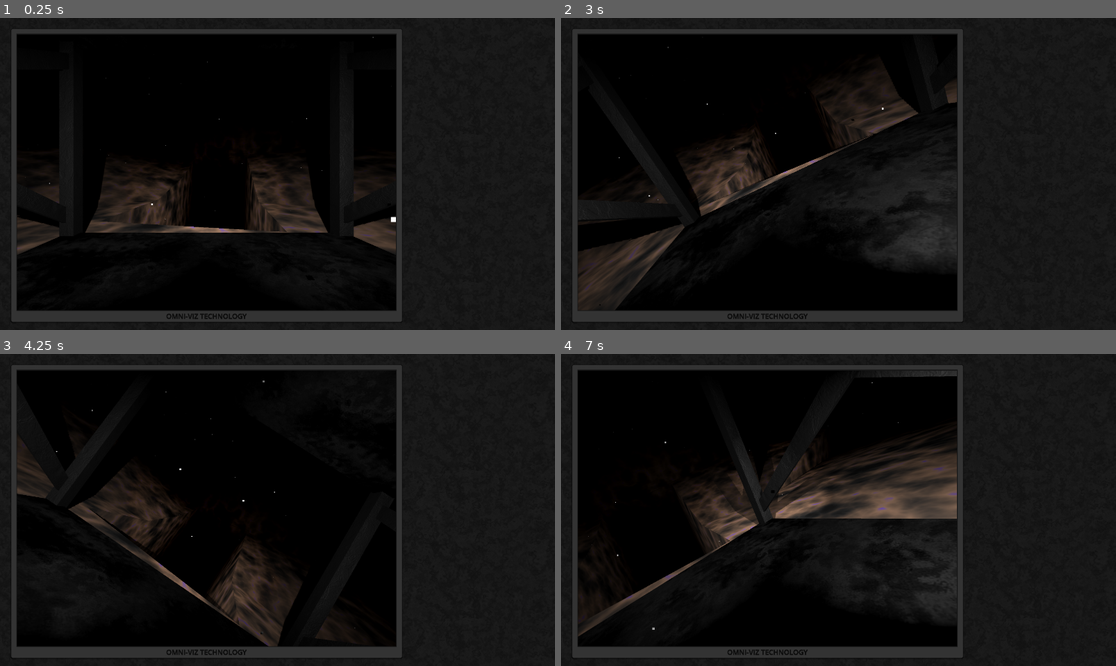
Above: before the commit, frames 1-4 (two rows, left to right).
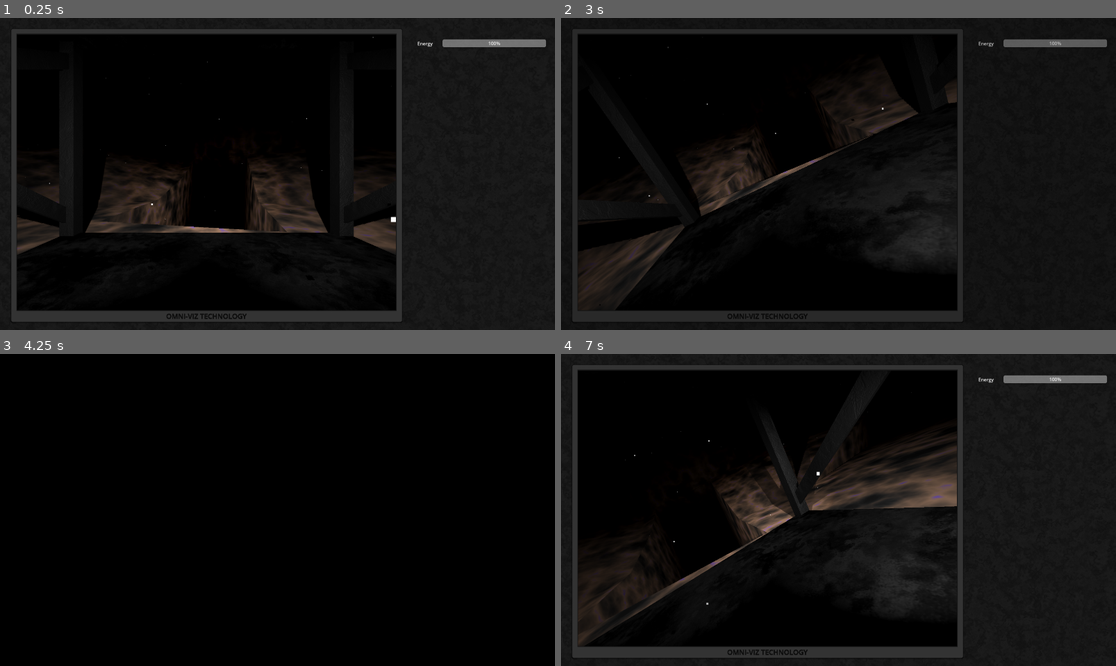
Above: after the commit, the same moments.

Repository: AlnisS/mines-of-enceladus
Game: Godot game, scene res://main.tscn
The game is run twice, just before and just after one commit, with the same random seed, the same clock (stepped at 60 frames per second) and the same inputs.
Inputs:
- Up to frame 1 (0.25 s): no input
- Up to frame 2 (3 s): tap Enter at 0.5 s; hold E (rov_roll_right) 0.53-1.28 s; hold Shift (rov_translate_sprint) 0.53-1.28 s; hold W (rov_pitch_down) 1.28-2.03 s; tap Shift (rov_translate_sprint) at 1.35, 2.85 s; hold E (rov_roll_right) 2.03-2.78 s; hold Shift (rov_translate_sprint) 2.03-2.78 s; hold Up (ui_up) from 2.78 s (still down)
- Up to frame 3 (4.25 s): release Up (ui_up) at 3.53 s; hold Q (rov_roll_left) from 3.53 s (still down); hold Shift (rov_translate_sprint) from 3.53 s (still down)
- Up to frame 4 (7 s): release Shift (rov_translate_sprint) at 4.28 s; tap Shift (rov_translate_sprint) at 4.35, 5.85 s; release Q (rov_roll_left) at 5.03 s; hold W (rov_pitch_down) 5.03-5.78 s; hold Shift (rov_translate_sprint) 5.03-5.78 s; hold E (rov_roll_right) 5.78-6.53 s; hold Up (ui_up) from 6.53 s (still down); hold Shift (rov_translate_sprint) from 6.53 s (still down)

The runs differ from the first frame. In frame 1, 0.5% of the frame differs, in the area x 75-99%, y 6-10%; in frame 2, 0.6%; in frame 3, 21%, in the area x 0-100%, y 0-100%; in frame 4, 8.4%.

Commit message:
Energy consumption and recharge

Diff:
--- a/main.gd
+++ b/main.gd
@@ -1,6 +1,10 @@
 extends Node3D
 
 @onready var rov: RigidBody3D = %ROV
+@onready var rov_reset_transform: Transform3D = %ROV.global_transform
+
+var rov_energy = 100.0
+var rov_in_dock = false
 
 func _physics_process(delta: float) -> void:
 	var pilot_force_input := Vector3(
@@ -18,8 +22,54 @@
 	if Input.is_action_pressed("rov_translate_sprint"):
 		pilot_force *= 2.0
 	var rov_basis := rov.global_basis
-	var pilot_force_global = rov_basis * pilot_force
-	var pilot_torque_global = rov_basis * pilot_torque
+	var pilot_force_global = rov_basis * pilot_force if rov_energy > 0 else Vector3.ZERO
+	var pilot_torque_global = rov_basis * pilot_torque if rov_energy > 0 else Vector3.ZERO
+
 	var righting_torque = rov_basis.y.cross(Vector3.UP) * 0.3
 	rov.apply_central_force(pilot_force_global)
 	rov.apply_torque(pilot_torque_global + righting_torque)
+
+	var energy_consumption = 0.0
+	energy_consumption += pilot_force.length()
+	energy_consumption += pilot_torque.length() * 0.2
+	energy_consumption += 0.4
+	energy_consumption *= 0.4 * 1.0
+	rov_energy -= delta * energy_consumption
+	rov_energy = max(rov_energy, 0.0)
+	if rov_in_dock:
+		rov_energy += delta * 10.0
+		rov_energy = min(rov_energy, 100.0)
+	if rov_energy == 0.0 or Input.is_action_just_pressed("ui_up"):
+		rov_reset()
+	%EnergyBar.value = rov_energy
+
+func rov_reset():
+	var tween = get_tree().create_tween()
+	%LossScreen.show()
+	tween.tween_property(%LossScreen, "modulate", Color.BLACK, 1.0)
+	tween.tween_property(%Ambiance, "volume_db", -25.0, 1.0)
+	await tween.finished
+
+	rov_energy = 100.0
+	rov.global_transform = rov_reset_transform
+	%Ambiance.play(0)
+
+	tween = get_tree().create_tween()
+	%LossScreen.show()
+	tween.tween_property(%LossScreen, "modulate", Color.TRANSPARENT, 1.0)
+	tween.tween_property(%Ambiance, "volume_db", -5.0, 1.0)
+	await tween.finished
+	%LossScreen.hide()
+	#await
+
+
+func _on_station_dock_entered(body: Node3D) -> void:
+	if body == rov:
+		print("rov entered dock")
+		rov_in_dock = true
+
+
+func _on_station_dock_exited(body: Node3D) -> void:
+	if body == rov:
+		print("rov exited dock")
+		rov_in_dock = false
--- a/main.tscn
+++ b/main.tscn
@@ -93,6 +93,9 @@
 fog_light_color = Color(0.10766358, 0.16795126, 0.18567947, 1)
 fog_density = 0.2351
 fog_sky_affect = 0.8
+
+[sub_resource type="StyleBoxFlat" id="StyleBoxFlat_h2yge"]
+bg_color = Color(0, 0, 0, 1)
 
 [node name="Main" type="Node3D"]
 script = ExtResource("1_ig7tw")
@@ -231,14 +234,14 @@
 size = Vector3(5, 5.123535, 10)
 
 [node name="VerticalTunnel1" type="CSGBox3D" parent="CSGCombiner3D"]
-transform = Transform3D(-0.117995046, -0.9901989, 0.074720606, -0.7672291, 0.0431367, -0.6399209, 0.6304258, -0.13283539, -0.76479954, 0.2238995, -0.966414, -4.6434736)
-operation = 2
-size = Vector3(3.6622314, 1.8026123, 11.497559)
+transform = Transform3D(-0.117995046, -0.9901989, 0.074720606, -0.7672291, 0.0431367, -0.6399209, 0.6304258, -0.13283539, -0.76479954, 0.29033694, -1.5353963, -5.323491)
+operation = 2
+size = Vector3(3.6622314, 1.8026123, 13.275848)
 
 [node name="Tunnel1" type="CSGBox3D" parent="CSGCombiner3D"]
-transform = Transform3D(1, 0, 0, 0, 1, 0, 0, 0, 1, 0, -5.942859, 0)
-operation = 2
-size = Vector3(3, 3, 19)
+transform = Transform3D(0.99877095, 0, -0.049564485, 0, 1, 0, 0.049564485, 0, 0.99877095, 0, -5.942859, -1.3952637)
+operation = 2
+size = Vector3(3, 3, 21.790527)
 
 [node name="Tunnel2" type="CSGBox3D" parent="CSGCombiner3D"]
 transform = Transform3D(1, 0, 0, 0, 1, 0, 0, 0, 1, 6, -5.942859, 0)
@@ -264,9 +267,53 @@
 environment = SubResource("Environment_7dm0k")
 
 [node name="Ambiance" type="AudioStreamPlayer" parent="."]
+unique_name_in_owner = true
 stream = ExtResource("2_0xm2m")
 volume_db = -5.0
 autoplay = true
 
 [node name="Station" parent="." instance=ExtResource("3_h2yge")]
 transform = Transform3D(1, 0, 0, 0, 1, 0, 0, 0, 1, 0, -0.50487494, 0.08992851)
+
+[node name="EnergyBar" type="ProgressBar" parent="."]
+unique_name_in_owner = true
+anchors_preset = 6
+anchor_left = 1.0
+anchor_top = 0.5
+anchor_right = 1.0
+anchor_bottom = 0.5
+offset_left = -389.0
+offset_top = -466.0
+offset_right = -31.0
+offset_bottom = -439.0
+grow_horizontal = 0
+grow_vertical = 2
+value = 100.0
+
+[node name="EnergyLabel" type="Label" parent="."]
+anchors_preset = 6
+anchor_left = 1.0
+anchor_top = 0.5
+anchor_right = 1.0
+anchor_bottom = 0.5
+offset_left = -476.0
+offset_top = -463.0
+offset_right = -423.0
+offset_bottom = -440.0
+grow_horizontal = 0
+grow_vertical = 2
+text = "Energy"
+
+[node name="LossScreen" type="Panel" parent="."]
+unique_name_in_owner = true
+visible = false
+modulate = Color(0, 0, 0, 0)
+anchors_preset = 15
+anchor_right = 1.0
+anchor_bottom = 1.0
+grow_horizontal = 2
+grow_vertical = 2
+theme_override_styles/panel = SubResource("StyleBoxFlat_h2yge")
+
+[connection signal="dock_entered" from="Station" to="." method="_on_station_dock_entered"]
+[connection signal="dock_exited" from="Station" to="." method="_on_station_dock_exited"]
--- /dev/null
+++ b/things/station/station.gd
@@ -0,0 +1,13 @@
+extends Node3D
+
+signal dock_entered(body: Node3D)
+signal dock_exited(body: Node3D)
+
+func _on_dock_area_body_entered(body: Node3D) -> void:
+	print("enter dock: ", body)
+	dock_entered.emit(body)
+
+
+func _on_dock_area_body_exited(body: Node3D) -> void:
+	print("exit dock: ", body)
+	dock_exited.emit(body)
--- a/things/station/station.tscn
+++ b/things/station/station.tscn
@@ -1,4 +1,6 @@
-[gd_scene load_steps=8 format=3 uid="uid://d3w68fj6vmwv7"]
+[gd_scene load_steps=10 format=3 uid="uid://d3w68fj6vmwv7"]
+
+[ext_resource type="Script" uid="uid://d30lrw7c42gw" path="res://things/station/station.gd" id="1_swswj"]
 
 [sub_resource type="StandardMaterial3D" id="StandardMaterial3D_opqxm"]
 albedo_color = Color(0.12591085, 0.12591085, 0.12591082, 1)
@@ -45,7 +47,11 @@
 metallic = 1.0
 roughness = 0.61
 
+[sub_resource type="BoxShape3D" id="BoxShape3D_opqxm"]
+size = Vector3(1.71, 1.06, 1.307)
+
 [node name="Station" type="Node3D"]
+script = ExtResource("1_swswj")
 
 [node name="Ropes" type="CSGCombiner3D" parent="."]
 material_override = SubResource("StandardMaterial3D_opqxm")
@@ -130,3 +136,12 @@
 material_override = SubResource("StandardMaterial3D_awg5w")
 use_collision = true
 size = Vector3(2.0820313, 0.02, 2.0439453)
+
+[node name="DockArea" type="Area3D" parent="."]
+
+[node name="CollisionShape3D" type="CollisionShape3D" parent="DockArea"]
+transform = Transform3D(1, 0, 0, 0, 1, 0, 0, 0, 1, 0, 0.8234208, 0.15277588)
+shape = SubResource("BoxShape3D_opqxm")
+
+[connection signal="body_entered" from="DockArea" to="." method="_on_dock_area_body_entered"]
+[connection signal="body_exited" from="DockArea" to="." method="_on_dock_area_body_exited"]
Not shown: 1 places in main.tscn that only renumber resources
Not shown, added: things/station/station.gd.uid
